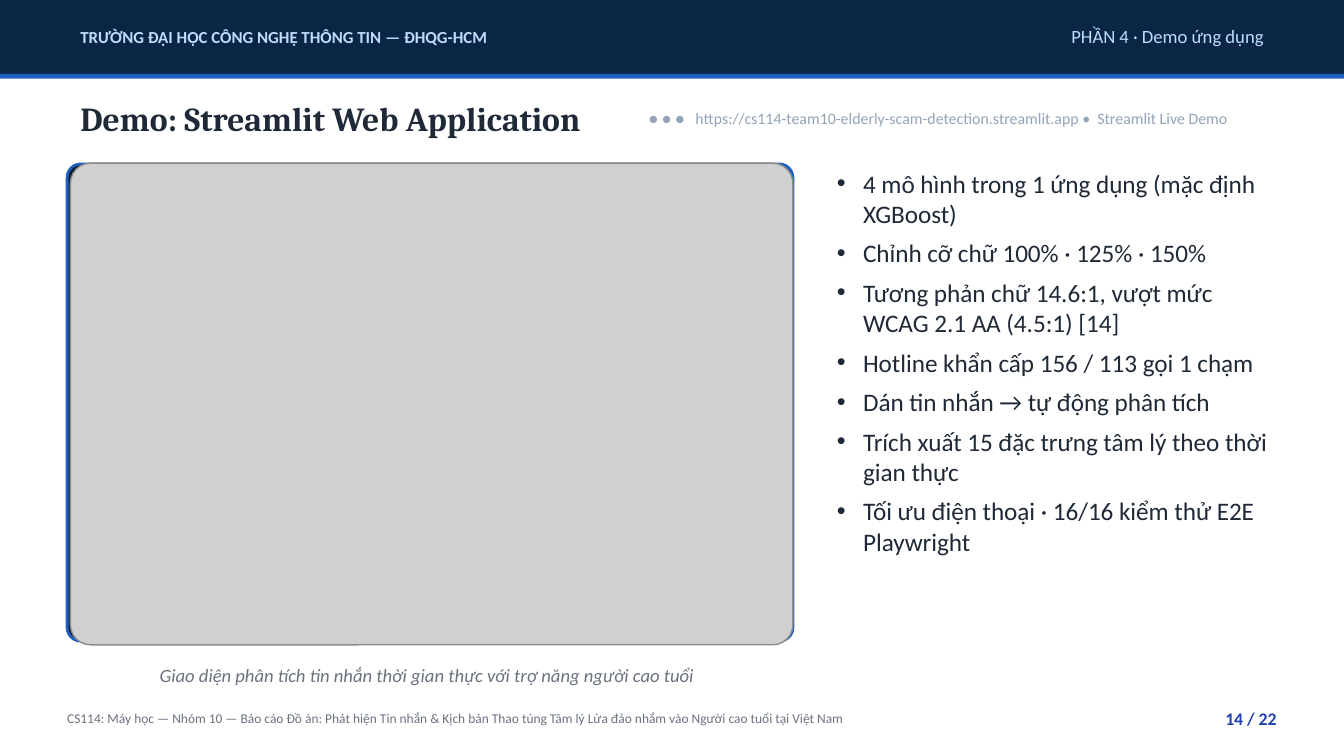
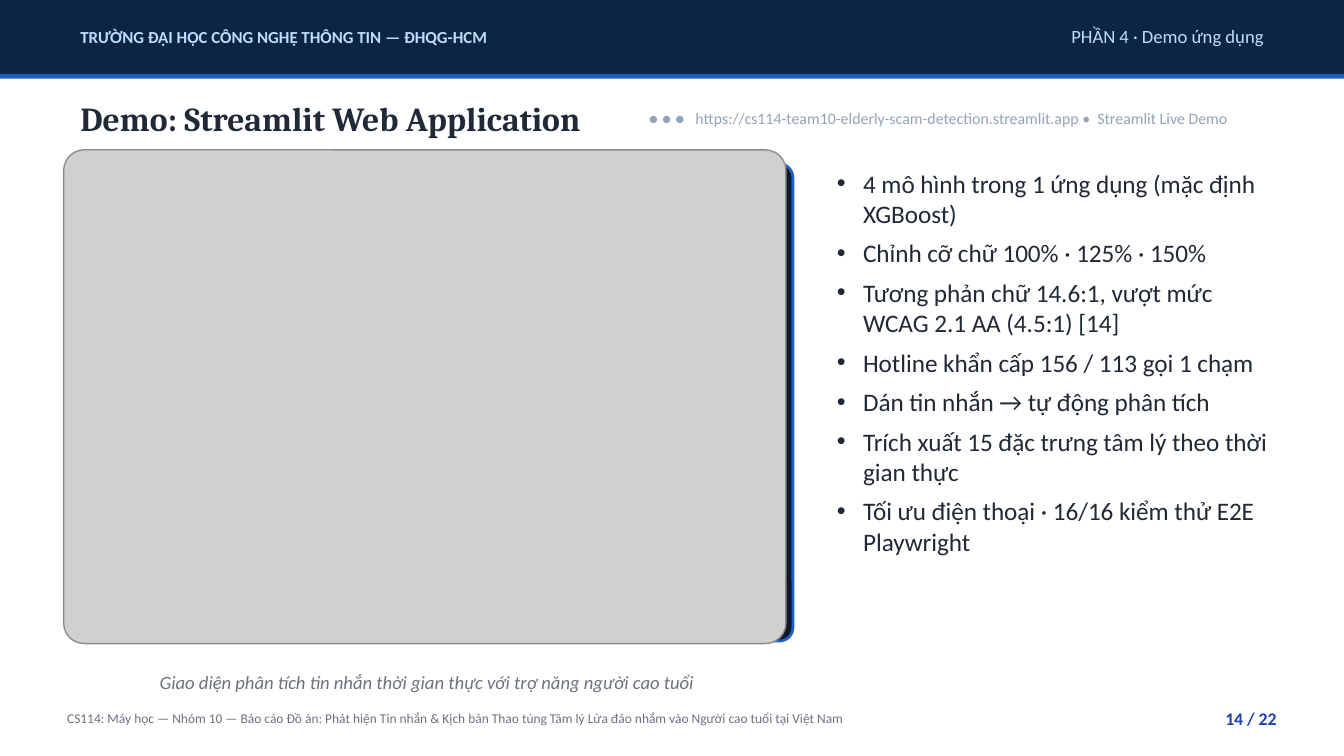
Before and after one commit to uit-25730067-chithanh/CS114-Team10-Elderly-Scam-Detection, a slide deck: slide 14 of draft/scam-detection/reports/slides/phase09_presentation.pptx. Drawn at 1344x756 pixels with LibreOffice and Linux fonts; fonts in the diff are those of the drawing; grey boxes stand for pictures. Boxes give left, top, right and bottom in pixels: in the first picture for what was removed or moved away, otherwise in the second. Text is boxed around its words. In the diff, an @@ line names an element or a change of style, - is before the commit and + after.

```diff
--- a/draft/scam-detection/reports/slides/phase09_presentation.pptx
+++ b/draft/scam-detection/reports/slides/phase09_presentation.pptx
@@ picture: place and size @@
-picture at (70,163,793,644)
+picture at (63,149,785,642)
@@ text "Giao diện phân tích tin ...": place and size @@
-text "Giao diện phân tích tin ..." at (160,667,694,685)
+text "Giao diện phân tích tin ..." at (160,674,694,692)
```
Also in this commit, not shown: 1 other slide changed, 1 other file.
